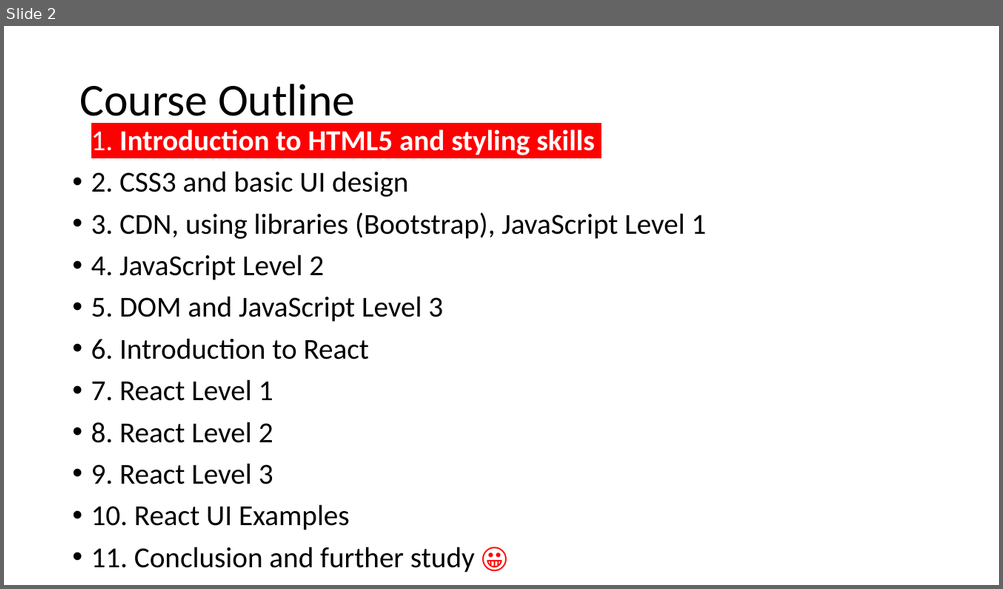
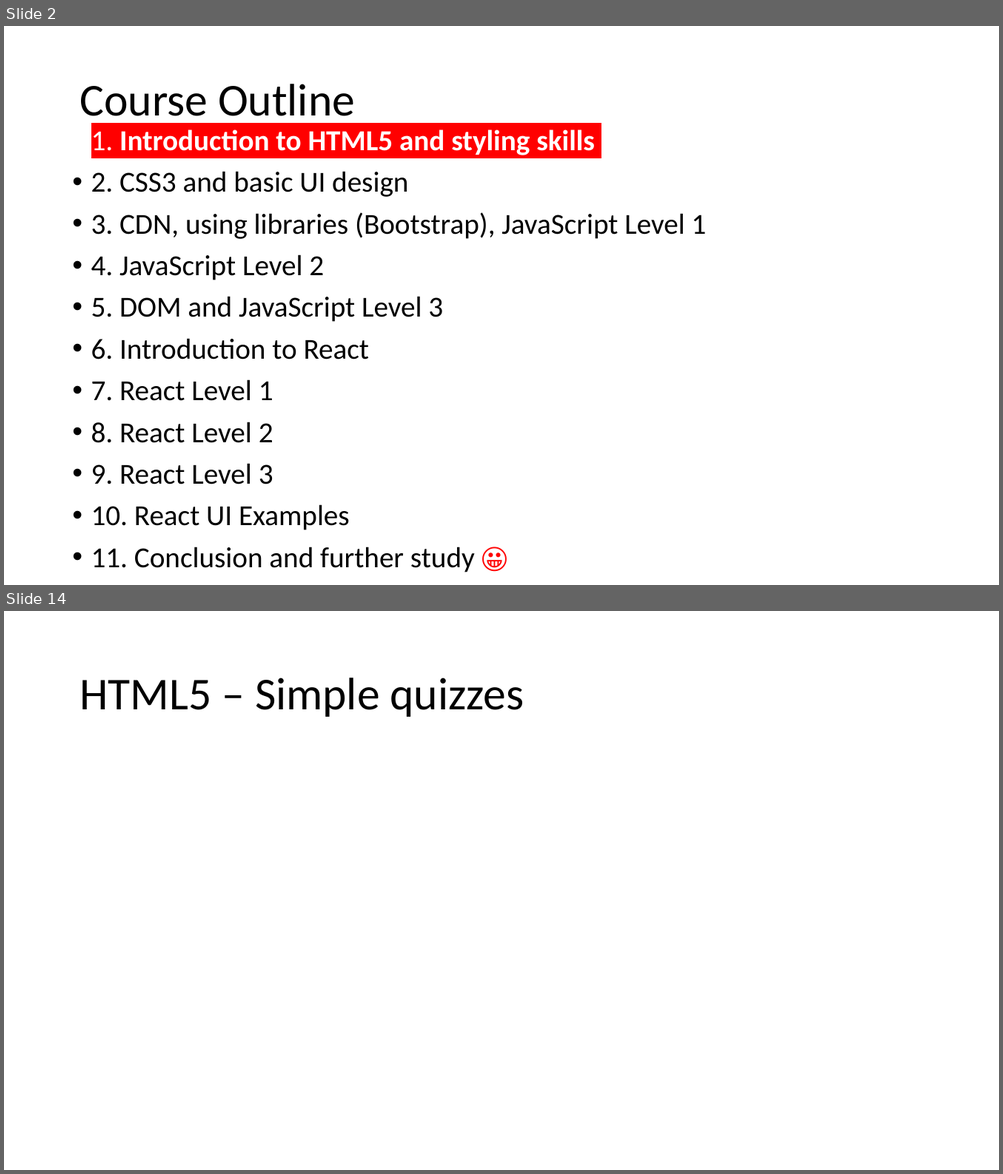
Before and after one commit to PolarisStudio/LGUReact, a slide deck: L1.pptx. Shown one above the other, each under a label of ours: slide 2 before the commit, slides 2 and 14 after it; the slides between them are not shown. The pictures are 1003x589 and 1003x1174 pixels, drawn with LibreOffice and Linux fonts; fonts in the diff are those of the drawing. Boxes give left, top, right and bottom in pixels: in the first picture for what was removed or moved away, otherwise in the second. Text is boxed around its words. In the diff, an @@ line names an element or a change of style, - is before the commit and + after.

```diff
--- a/L1.pptx
+++ b/L1.pptx
@@ slide 14 added at bbox=[4, 611, 999, 1170], background #FFFFFF @@
@@ title added at bbox=[79, 678, 524, 717], 44 pt, text #000000 @@
+HTML5 – Simple quizzes
```
Also in this commit, not shown: 19 other slides added, 1 slide removed.
